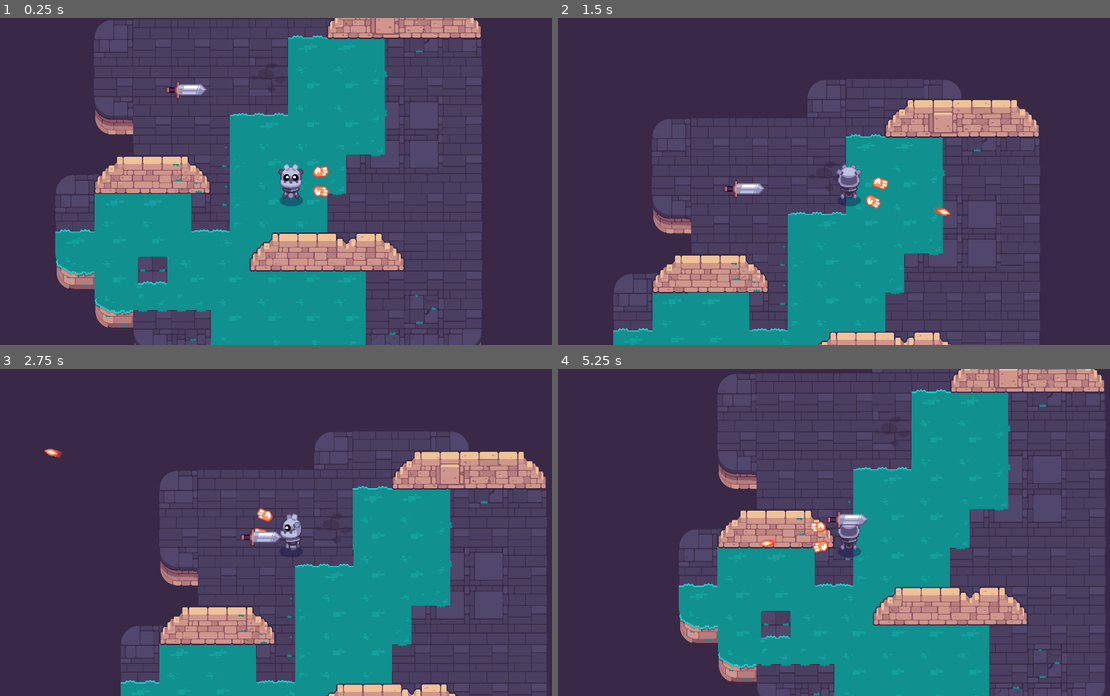
Above: before the commit, frames 1-4 (two rows, left to right).
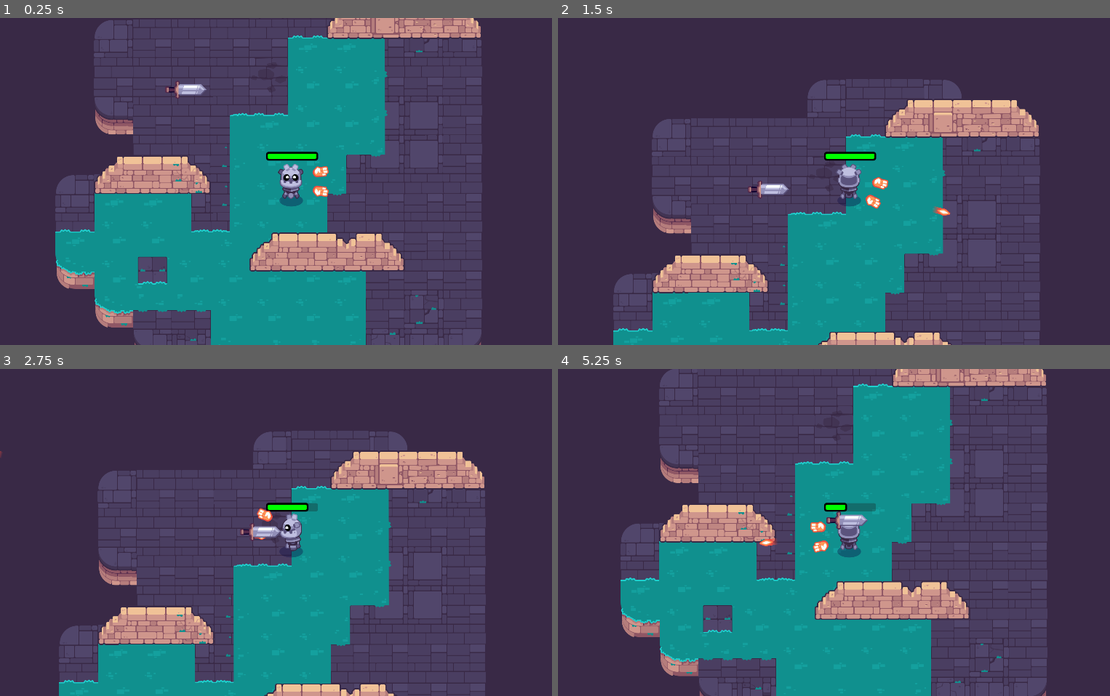
Above: after the commit, the same moments.

Repository: keliang5/Path-of-Sorcerers
Game: Godot game, scene res://bg.tscn
Two runs of this game, one before a commit and one after it. Both use one fixed random seed, a clock stepped at 60 frames per second and the inputs below.
Inputs (mouse positions are in pixels of both pictures, inside the frame that each line leads up to):
- Up to frame 1 (0.25 s): no input
- Up to frame 2 (1.5 s): tap Enter at 0.5 s; move the mouse to (817, 246) at 0.52 s; hold W (move_up) 0.53-1.25 s; click (817, 246) at 0.6 s; tap Space at 0.77 s; drag from (1021, 230) to (745, 178) at 1.27 s
- Up to frame 3 (2.75 s): move the mouse to (115, 483) at 2.02 s; hold A (move_left) from 2.03 s (still down); click (115, 483) at 2.1 s
- Up to frame 4 (5.25 s): release A (move_left) at 2.75 s; drag from (878, 532) to (673, 483) at 2.77 s; move the mouse to (762, 450) at 3.52 s; hold S (move_down) 3.53-4.25 s; click (762, 450) at 3.6 s; tap Space at 3.77 s; drag from (977, 516) to (839, 473) at 4.27 s; move the mouse to (734, 548) at 5.02 s; hold W (move_up) from 5.03 s (still down); click (734, 548) at 5.1 s

The runs differ from the first frame. In frame 1, 0.3% of the frame differs, in the area x 30-58%, y 19-44%; in frame 2, 0.6%; in frame 3, 36%; in frame 4, 46%, in the area x 11-100%, y 0-100%.

Commit message:
L10 The Player's Health

Diff:
--- a/M10.twin_stick_workbook/bg.tscn
+++ b/M10.twin_stick_workbook/bg.tscn
@@ -13,6 +13,3 @@
 
 [node name="Mob" parent="." instance=ExtResource("3_fx21p")]
 position = Vector2(432, 360)
-health = 3
-max_speed = 250.0
-acceleration = 700.0
--- a/M10.twin_stick_workbook/mob.gd
+++ b/M10.twin_stick_workbook/mob.gd
@@ -5,7 +5,10 @@
 var _player: player = null
 
 @onready var _agrro: Area2D = $Agrro
-@onready var hitbox: CollisionShape2D = $Hitbox
+@onready var hitbox: Area2D = $Hitbox
+@onready var damage_timer: Timer = $Timer
+
+@export var damage = 1.0
 
 
 func _ready() -> void:
@@ -17,7 +20,18 @@
 		if body is player:
 			_player = null
 	)
-
+	hitbox.body_entered.connect(func (body: Node) -> void:
+		if body is player:
+			body.health -= damage
+			damage_timer.start()
+	)
+	hitbox.body_exited.connect(func (body: Node) -> void:
+		if body is player:
+			damage_timer.stop()
+	)
+	damage_timer.timeout.connect(func ()-> void:
+		_player.health -= damage
+	)
 func _physics_process(delta: float) -> void:
 	if _player ==null:
 		velocity = velocity.move_toward(Vector2.ZERO, acceleration * delta)
--- a/M10.twin_stick_workbook/mob.tscn
+++ b/M10.twin_stick_workbook/mob.tscn
@@ -1,27 +1,44 @@
-[gd_scene load_steps=5 format=3 uid="uid://c71trewpqadc4"]
+[gd_scene load_steps=6 format=3 uid="uid://c71trewpqadc4"]
 
 [ext_resource type="Script" path="res://mob.gd" id="1_g5nuu"]
 [ext_resource type="Texture2D" uid="uid://nohjoiah3jgr" path="res://mobs/sword_inactive.png" id="2_di76m"]
 
+[sub_resource type="CircleShape2D" id="CircleShape2D_legmn"]
+radius = 352.115
+
 [sub_resource type="CapsuleShape2D" id="CapsuleShape2D_ryv8l"]
-radius = 26.0737
-height = 140.031
+radius = 23.9627
+height = 149.976
 
-[sub_resource type="CircleShape2D" id="CircleShape2D_legmn"]
-radius = 251.336
+[sub_resource type="CapsuleShape2D" id="CapsuleShape2D_f6t7e"]
+radius = 21.0
+height = 146.011
 
 [node name="Mob" type="CharacterBody2D"]
 script = ExtResource("1_g5nuu")
 
 [node name="Sprite2D" type="Sprite2D" parent="."]
+position = Vector2(-1, -1)
+scale = Vector2(1, 1)
 texture = ExtResource("2_di76m")
 
-[node name="Hitbox" type="CollisionShape2D" parent="."]
-rotation = -1.57987
-shape = SubResource("CapsuleShape2D_ryv8l")
+[node name="Timer" type="Timer" parent="."]
 
 [node name="Agrro" type="Area2D" parent="."]
 
 [node name="CollisionShape2D" type="CollisionShape2D" parent="Agrro"]
 shape = SubResource("CircleShape2D_legmn")
 debug_color = Color(0.268088, 0.619269, 0.38251, 0.42)
+
+[node name="Hitbox" type="Area2D" parent="."]
+rotation = -1.57987
+scale = Vector2(1, 1)
+
+[node name="Shape" type="CollisionShape2D" parent="Hitbox"]
+position = Vector2(0.0181471, -1.99992)
+shape = SubResource("CapsuleShape2D_ryv8l")
+
+[node name="CollisionShape2D" type="CollisionShape2D" parent="."]
+position = Vector2(-1, -4.63842e-10)
+rotation = -1.56351
+shape = SubResource("CapsuleShape2D_f6t7e")
--- /dev/null
+++ b/M10.twin_stick_workbook/pickups.gd
@@ -0,0 +1,11 @@
+extends Area2D
+
+
+# Called when the node enters the scene tree for the first time.
+func _ready() -> void:
+	pass # Replace with function body.
+
+
+# Called every frame. 'delta' is the elapsed time since the previous frame.
+func _process(delta: float) -> void:
+	pass
--- /dev/null
+++ b/M10.twin_stick_workbook/pickups.tscn
@@ -0,0 +1,3 @@
+[gd_scene format=3 uid="uid://c2janngdf7ayg"]
+
+[node name="Pickups" type="Area2D"]
--- a/M10.twin_stick_workbook/player.gd
+++ b/M10.twin_stick_workbook/player.gd
@@ -2,6 +2,16 @@
 
 @export var speed := 460.0
 @export var drag_factor := 10.0
+@export var max_health := 5.0
+@onready var _collision_shape_2d: CollisionShape2D = $CollisionShape2D
+@onready var health_bar: ProgressBar = $healthBar
+
+var health := max_health: set = set_health
+
+func _ready() -> void:
+	health_bar.max_value = max_health
+	health_bar.value = health
+
 
 func _physics_process(delta: float) -> void:
 	var move_direction := Input.get_vector("move_left", "move_right", "move_up", "move_down")
@@ -9,3 +19,14 @@
 	var steering := desired_velocity - velocity
 	velocity += steering * drag_factor * delta
 	move_and_slide()
+
+func set_health(new_health: int) -> void:
+	var previous_health := health
+	health = clampi(new_health, 0, max_health)
+	health_bar.value = health
+
+	if health == 0:
+		die()
+
+func die() -> void:
+	queue_free()
--- a/M10.twin_stick_workbook/player.tscn
+++ b/M10.twin_stick_workbook/player.tscn
@@ -11,6 +11,23 @@
 radius = 30.0
 height = 74.0
 
+[sub_resource type="Theme" id="Theme_t8xsh"]
+
+[sub_resource type="StyleBoxFlat" id="StyleBoxFlat_aalv0"]
+bg_color = Color(0, 1, 0, 1)
+border_width_left = 5
+border_width_top = 5
+border_width_right = 5
+border_width_bottom = 5
+border_color = Color(0, 0, 0, 1)
+corner_radius_top_left = 8
+corner_radius_top_right = 8
+corner_radius_bottom_right = 8
+corner_radius_bottom_left = 8
+corner_detail = 10
+shadow_color = Color(0, 0, 0, 1)
+shadow_size = 2
+
 [node name="Player" type="CharacterBody2D"]
 motion_mode = 1
 script = ExtResource("1_2eeov")
@@ -20,6 +37,17 @@
 [node name="CollisionShape2D" type="CollisionShape2D" parent="."]
 position = Vector2(1, 20)
 shape = SubResource("CapsuleShape2D_x4mw4")
+
+[node name="healthBar" type="ProgressBar" parent="."]
+offset_left = -81.0
+offset_top = -97.0
+offset_right = 89.0
+offset_bottom = -70.0
+theme = SubResource("Theme_t8xsh")
+theme_override_constants/outline_size = 3
+theme_override_styles/fill = SubResource("StyleBoxFlat_aalv0")
+max_value = 5.0
+show_percentage = false
 
 [node name="Shadow" parent="." instance=ExtResource("2_nn50o")]
 position = Vector2(1, 63)
Not shown: 1 places in M10.twin_stick_workbook/player.tscn that only renumber resources
